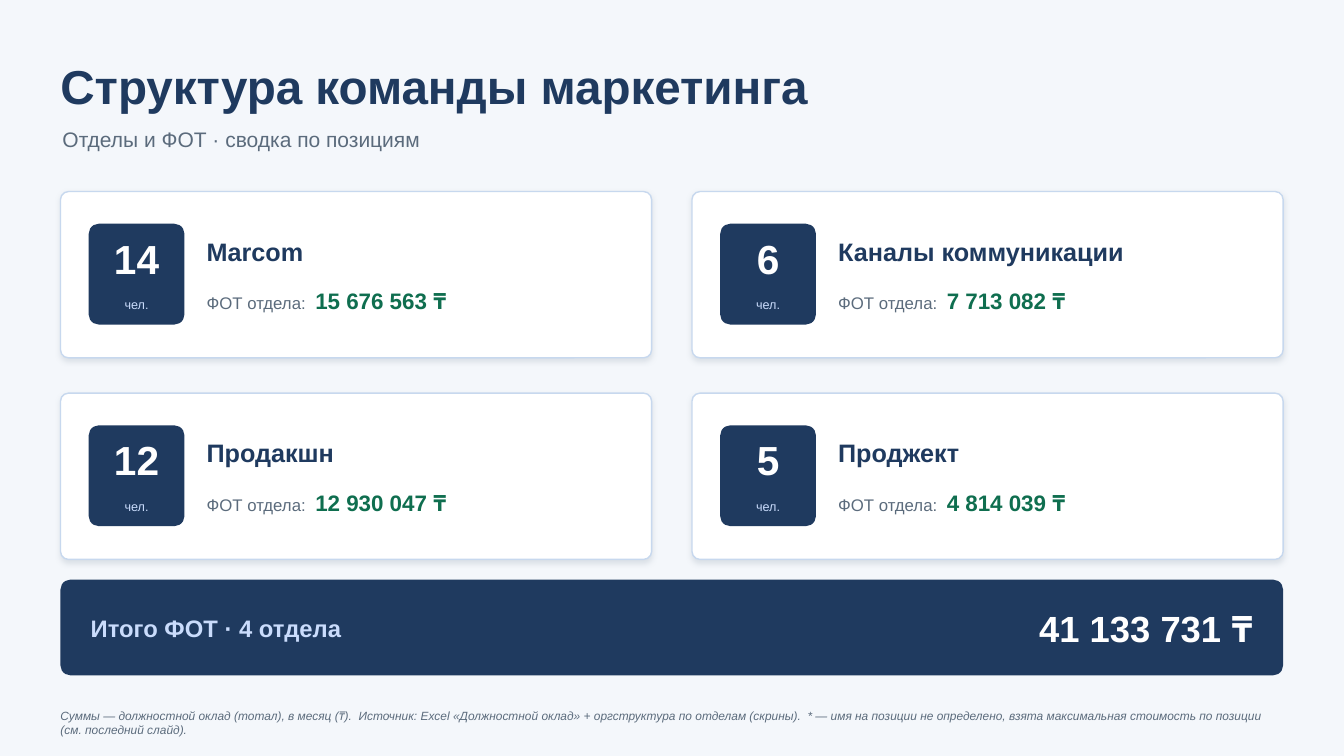
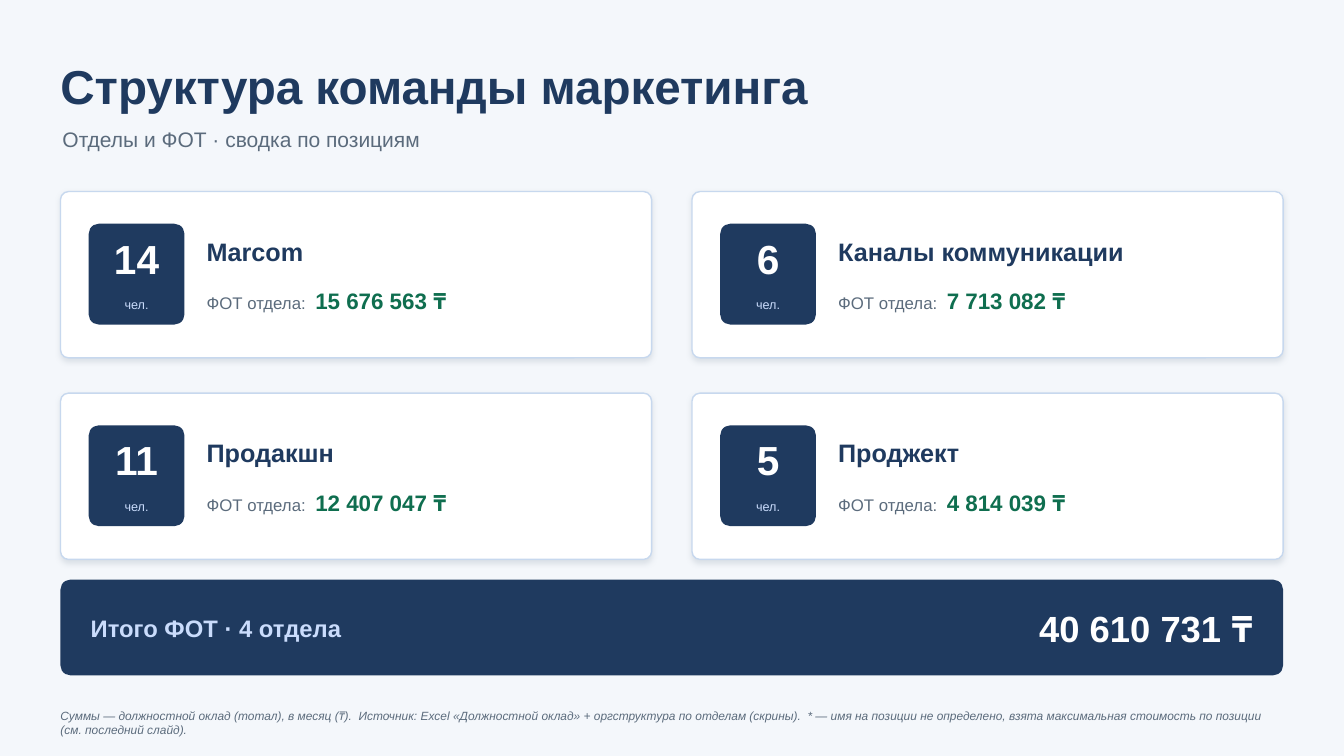
Before and after one commit to victoriakoppel/marketing, a slide deck: slide 1 of Структура маркетинга — отделы и ФОТ.pptx. Drawn at 1344x756 pixels with LibreOffice and Linux fonts; fonts in the diff are those of the drawing. Boxes give left, top, right and bottom in pixels: in the first picture for what was removed or moved away, otherwise in the second. Text is boxed around its words. In the diff, an @@ line names an element or a change of style, - is before the commit and + after.

```diff
--- a/Структура маркетинга — отделы и ФОТ.pptx
+++ b/Структура маркетинга — отделы и ФОТ.pptx
@@ text at [115, 447, 158, 475]: text changed @@
-12
+11
@@ text at [207, 495, 427, 515]: text changed @@
-ФОТ отдела: 12 930 047 ₸
+ФОТ отдела: 12 407 047 ₸
@@ text at [1039, 616, 1222, 643]: text changed @@
-41 133 731 ₸
+40 610 731 ₸
```
Also in this commit, not shown: 2 other slides changed, 5 other files.
